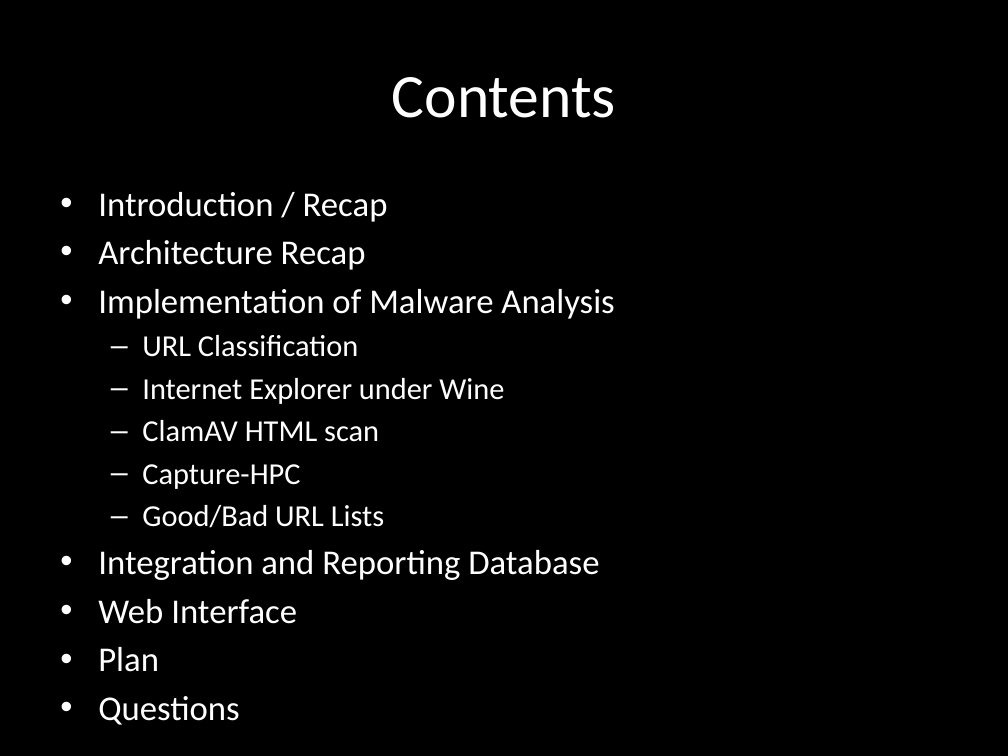
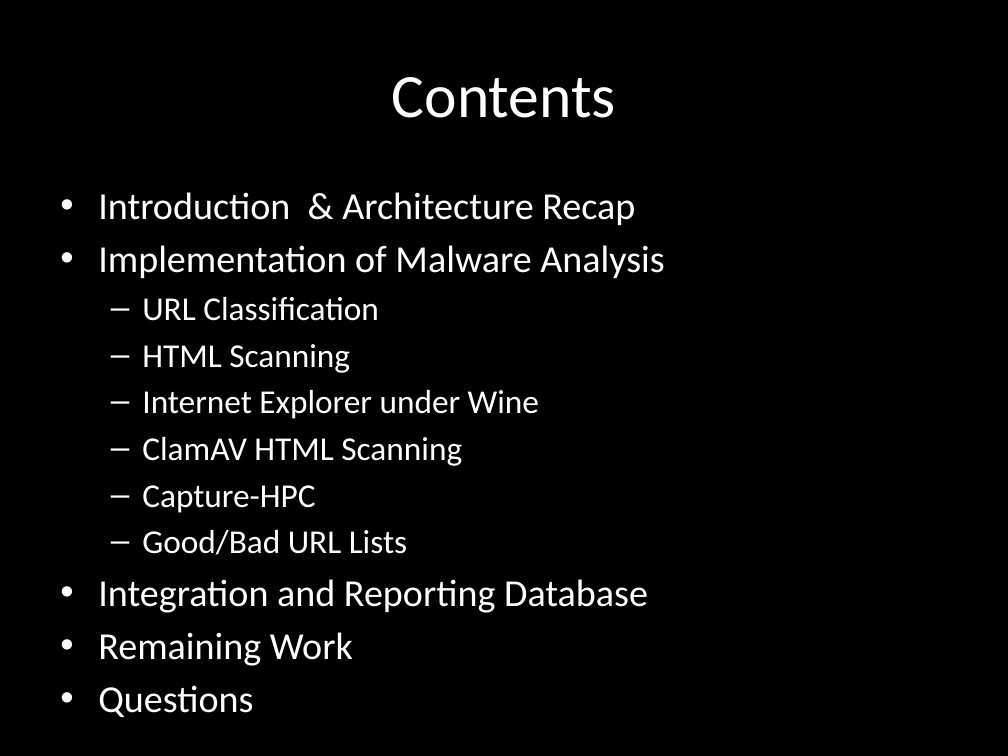
Before and after one commit to chrissorchard/malucrawl, a slide deck: slide 2 of doc/pres2/wk8-progress.pptx. Drawn at 1008x756 pixels with LibreOffice and Linux fonts; fonts in the diff are those of the drawing; background and template pictures are left out. Boxes give left, top, right and bottom in pixels: in the first picture for what was removed or moved away, otherwise in the second. Text is boxed around its words. In the diff, an @@ line names an element or a change of style, - is before the commit and + after.

```diff
--- a/doc/pres2/wk8-progress.pptx
+++ b/doc/pres2/wk8-progress.pptx
@@ text at <box>98,192,635,225</box>: text changed; size 24.8 to 27.2 pt @@
-• Introduction / Recap
-• Architecture Recap
+• Introduction & Architecture Recap
@@ text at <box>98,245,664,613</box>: size 24.8 to 27.2 pt in "Implementation of Malware Analysis", "Integration and Reporting Database", "Questions"; size 21.7 to 23.8 pt in "URL Classification", "Internet Explorer under Wine", "Capture-HPC", "Good/Bad URL Lists" @@
@@ text at <box>142,344,350,373</box>: paragraph added @@
+  – HTML Scanning
@@ text at <box>142,437,462,466</box>: text changed; size 21.7 to 23.8 pt @@
-  – ClamAV HTML scan
+  – ClamAV HTML Scanning
@@ text at <box>98,632,353,666</box>: text changed; size 24.8 to 27.2 pt @@
-• Web Interface
-• Plan
+• Remaining Work
```
Also in this commit, not shown: 9 other slides changed, 1 slide removed.
